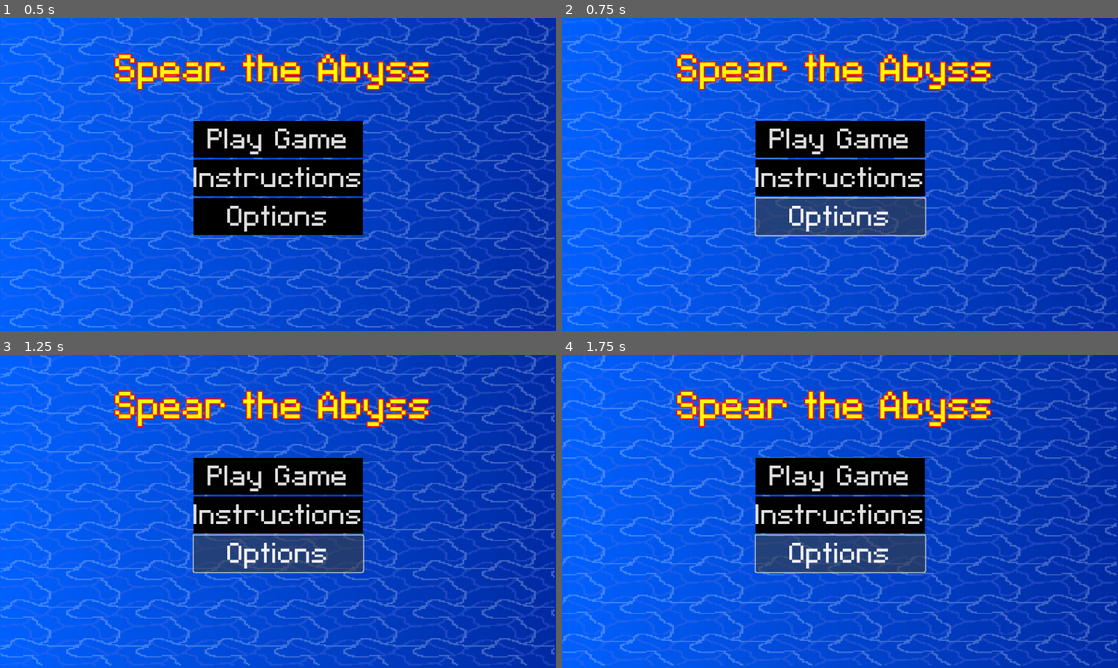
Above: before the commit, frames 1-4 (two rows, left to right).
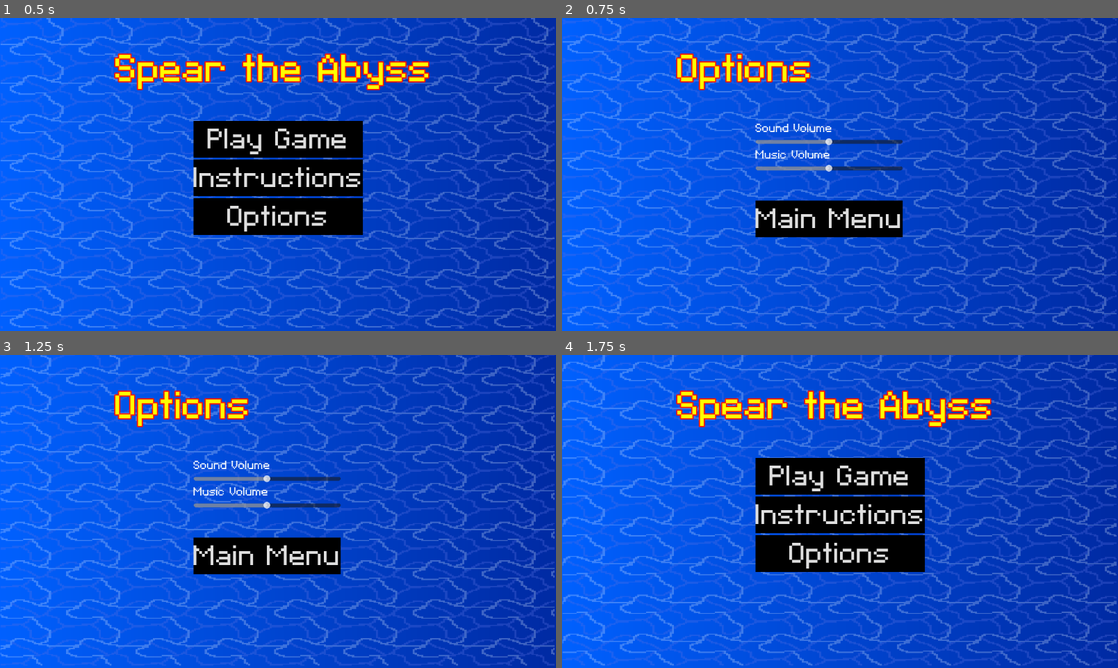
Above: after the commit, the same moments.

Repository: RylanSanders/LudumDare57
Game: Godot game, scene res://UI/MainMenu.tscn
Two runs of this game, one before a commit and one after it. Both use one fixed random seed, a clock stepped at 60 frames per second and the inputs below.
Inputs (mouse positions are in pixels of both pictures, inside the frame that each line leads up to):
- Up to frame 1 (0.5 s): no input
- Up to frame 2 (0.75 s): click "Options" at 0.5 s
- Up to frame 3 (1.25 s): no input
- Up to frame 4 (1.75 s): click (828, 555) at 1.25 s, where only the run after the commit has a clickable "Main Menu"

Frame 1 is identical in both runs. In frame 2, 14% of the frame differs, in the area x 20-78%, y 11-71%; in frame 3, 14%; in frame 4, 3.6%.

Commit message:
Add Sound

Diff:
--- a/Main.tscn
+++ b/Main.tscn
@@ -10,7 +10,9 @@
 [ext_resource type="Script" uid="uid://b5rdjagi8vq3o" path="res://launch_power_bar.gd" id="4_cm0pq"]
 [ext_resource type="PackedScene" uid="uid://cvdb0k0qqems" path="res://MapSection1.tscn" id="5_fos0i"]
 [ext_resource type="Texture2D" uid="uid://vnvgxqxup525" path="res://UI/saveGear.png" id="8_03owx"]
+[ext_resource type="AudioStream" uid="uid://cpe3yxtmqn0qg" path="res://sounds/breath-[AudioTrimmer.com].mp3" id="10_c2ibq"]
 [ext_resource type="Script" uid="uid://drp248qd7btqs" path="res://knight_arm.gd" id="10_c6i3y"]
+[ext_resource type="AudioStream" uid="uid://1mkcguaba20d" path="res://sounds/water-[AudioTrimmer.com].mp3" id="11_j4qnp"]
 [ext_resource type="Texture2D" uid="uid://dcv07elj2lfo2" path="res://knight/knight.png" id="12_c2ibq"]
 
 [sub_resource type="Gradient" id="Gradient_fos0i"]
@@ -140,6 +142,14 @@
 
 [node name="Handle" type="Node2D" parent="Spear"]
 
+[node name="Audio" type="Node2D" parent="Spear"]
+
+[node name="Breath" type="AudioStreamPlayer" parent="Spear/Audio"]
+stream = ExtResource("10_c2ibq")
+
+[node name="Water" type="AudioStreamPlayer" parent="Spear/Audio"]
+stream = ExtResource("11_j4qnp")
+
 [node name="CanvasLayer" type="CanvasLayer" parent="."]
 
 [node name="PauseButton" type="Button" parent="CanvasLayer"]
--- a/UI/MainMenu.tscn
+++ b/UI/MainMenu.tscn
@@ -1,6 +1,7 @@
-[gd_scene load_steps=12 format=3 uid="uid://bjqi2kveqdgok"]
+[gd_scene load_steps=13 format=3 uid="uid://bjqi2kveqdgok"]
 
 [ext_resource type="Shader" uid="uid://dlhgmhis7wek" path="res://water2.tres" id="1_b37jj"]
+[ext_resource type="Script" uid="uid://dvlae64y8md5t" path="res://UI/main_menu.gd" id="1_otjfi"]
 [ext_resource type="Texture2D" uid="uid://d1o8p02d4qq3v" path="res://WaterTile.png" id="2_8aown"]
 [ext_resource type="FontFile" uid="uid://c3jmcnkrd8u8r" path="res://UI/C&C Red Alert [INET].ttf" id="3_8aown"]
 [ext_resource type="Theme" uid="uid://brjnprxl7p0gq" path="res://main_menu_theme.tres" id="4_t6syg"]
@@ -40,6 +41,7 @@
 anchor_bottom = 1.0
 grow_horizontal = 2
 grow_vertical = 2
+script = ExtResource("1_otjfi")
 
 [node name="backgroundblue" type="Sprite2D" parent="MainMenu"]
 position = Vector2(575.5, 0)
@@ -93,3 +95,4 @@
 "
 
 [connection signal="pressed" from="MainMenu/GridContainer/PlayButton" to="MainMenu/GridContainer/PlayButton" method="_on_pressed"]
+[connection signal="pressed" from="MainMenu/GridContainer/Options" to="MainMenu" method="_on_options_pressed"]
--- /dev/null
+++ b/UI/OptionsMenu.tscn
@@ -0,0 +1,108 @@
+[gd_scene load_steps=12 format=3 uid="uid://rc4a3scm4icp"]
+
+[ext_resource type="Script" uid="uid://bqmofixe3j0wm" path="res://UI/options_menu.gd" id="1_8hkoq"]
+[ext_resource type="Shader" uid="uid://dlhgmhis7wek" path="res://water2.tres" id="1_pkbii"]
+[ext_resource type="Texture2D" uid="uid://d1o8p02d4qq3v" path="res://WaterTile.png" id="2_8hkoq"]
+[ext_resource type="FontFile" uid="uid://c3jmcnkrd8u8r" path="res://UI/C&C Red Alert [INET].ttf" id="3_m0po5"]
+[ext_resource type="Theme" uid="uid://brjnprxl7p0gq" path="res://main_menu_theme.tres" id="4_7txfi"]
+
+[sub_resource type="Gradient" id="Gradient_t6syg"]
+colors = PackedColorArray(0, 0.380392, 1, 1, 0.000929164, 0.166303, 0.639802, 1)
+
+[sub_resource type="GradientTexture1D" id="GradientTexture1D_y6s48"]
+gradient = SubResource("Gradient_t6syg")
+
+[sub_resource type="ShaderMaterial" id="ShaderMaterial_otjfi"]
+shader = ExtResource("1_pkbii")
+shader_parameter/Speed = Vector2(0.03, 0.03)
+shader_parameter/WaterTexture = ExtResource("2_8hkoq")
+shader_parameter/Alpha = 0.3
+
+[sub_resource type="Gradient" id="Gradient_obtq6"]
+
+[sub_resource type="GradientTexture1D" id="GradientTexture1D_t4ff4"]
+gradient = SubResource("Gradient_obtq6")
+
+[sub_resource type="LabelSettings" id="LabelSettings_t6syg"]
+font = ExtResource("3_m0po5")
+font_size = 100
+font_color = Color(1, 1, 0, 1)
+outline_size = 10
+outline_color = Color(1, 0.0901961, 0, 1)
+shadow_size = 0
+
+[node name="Main" type="Node2D"]
+
+[node name="OptionsMenu" type="Control" parent="."]
+layout_mode = 3
+anchors_preset = 15
+anchor_right = 1.0
+anchor_bottom = 1.0
+grow_horizontal = 2
+grow_vertical = 2
+script = ExtResource("1_8hkoq")
+
+[node name="backgroundblue" type="Sprite2D" parent="OptionsMenu"]
+position = Vector2(575.5, 0)
+scale = Vector2(4.51172, 648)
+texture = SubResource("GradientTexture1D_y6s48")
+
+[node name="backgroundwater" type="Sprite2D" parent="OptionsMenu"]
+material = SubResource("ShaderMaterial_otjfi")
+position = Vector2(574.5, 0)
+scale = Vector2(4.48047, 643)
+texture = SubResource("GradientTexture1D_t4ff4")
+
+[node name="Title" type="Label" parent="OptionsMenu"]
+texture_filter = 1
+layout_mode = 1
+anchors_preset = -1
+anchor_right = 0.275
+anchor_bottom = 0.248
+offset_left = 239.0
+offset_top = 56.0
+offset_right = 593.2
+offset_bottom = 69.296
+text = "Options"
+label_settings = SubResource("LabelSettings_t6syg")
+
+[node name="GridContainer" type="GridContainer" parent="OptionsMenu"]
+layout_mode = 0
+offset_left = 400.66
+offset_top = 213.47
+offset_right = 751.66
+offset_bottom = 449.47
+
+[node name="Label" type="Label" parent="OptionsMenu/GridContainer"]
+layout_mode = 2
+theme_override_font_sizes/font_size = 30
+text = "Sound Volume"
+
+[node name="SoundSlider" type="HSlider" parent="OptionsMenu/GridContainer"]
+layout_mode = 2
+max_value = 200.0
+value = 100.0
+
+[node name="Label2" type="Label" parent="OptionsMenu/GridContainer"]
+layout_mode = 2
+theme_override_font_sizes/font_size = 30
+text = "Music Volume"
+
+[node name="MusicSlider" type="HSlider" parent="OptionsMenu/GridContainer"]
+layout_mode = 2
+max_value = 200.0
+value = 100.0
+
+[node name="Label3" type="Label" parent="OptionsMenu/GridContainer"]
+layout_mode = 2
+theme_override_font_sizes/font_size = 50
+
+[node name="MainMenuButton" type="Button" parent="OptionsMenu/GridContainer"]
+layout_mode = 2
+theme = ExtResource("4_7txfi")
+theme_override_font_sizes/font_size = 75
+text = "Main Menu"
+
+[connection signal="value_changed" from="OptionsMenu/GridContainer/SoundSlider" to="OptionsMenu" method="_on_sound_slider_value_changed"]
+[connection signal="value_changed" from="OptionsMenu/GridContainer/MusicSlider" to="OptionsMenu" method="_on_music_slider_value_changed"]
+[connection signal="pressed" from="OptionsMenu/GridContainer/MainMenuButton" to="OptionsMenu" method="_on_main_menu_button_pressed"]
--- /dev/null
+++ b/UI/main_menu.gd
@@ -0,0 +1,5 @@
+extends Control
+
+
+func _on_options_pressed() -> void:
+	get_tree().change_scene_to_file("res://UI/OptionsMenu.tscn")
--- /dev/null
+++ b/UI/options_menu.gd
@@ -0,0 +1,13 @@
+extends Control
+
+
+func _on_sound_slider_value_changed(value: float) -> void:
+	AudioManger.change_sound_volumne(value/100)
+
+
+func _on_music_slider_value_changed(value: float) -> void:
+	AudioManger.change_music_volume(value/100)
+
+
+func _on_main_menu_button_pressed() -> void:
+	get_tree().change_scene_to_file("res://UI/MainMenu.tscn")
--- a/project.godot
+++ b/project.godot
@@ -14,6 +14,10 @@
 run/main_scene="uid://bjqi2kveqdgok"
 config/features=PackedStringArray("4.4", "Forward Plus")
 config/icon="res://icon.svg"
+
+[autoload]
+
+AudioManger="*res://sounds/audio_manger.gd"
 
 [display]
 
--- /dev/null
+++ b/sounds/audio_manger.gd
@@ -0,0 +1,21 @@
+extends Node
+
+class_name audio_manager
+
+var music_node: AudioStreamPlayer
+var sound_volumn:float = 1
+func _ready() -> void:
+	music_node = AudioStreamPlayer.new()
+	add_child(music_node)
+	music_node.autoplay = true
+	var stream: AudioStreamWAV = AudioStreamWAV.load_from_file("res://sounds/testdepth.wav")
+	stream.loop_end = 1992978
+	stream.loop_mode = AudioStreamWAV.LOOP_FORWARD
+	music_node.stream = stream
+	music_node.play()
+
+func change_music_volume(volume: float):
+	music_node.volume_linear = volume
+
+func change_sound_volumne(volume: float):
+	sound_volumn = volume
--- a/spear.gd
+++ b/spear.gd
@@ -17,6 +17,8 @@
 @onready var LaunchStrengthBar:TextureProgressBar = get_node("../LaunchStrengthProgressBar")
 @onready var GameController = get_node("..")
 
+@onready var BreathSound: AudioStreamPlayer = get_node("Audio/Breath")
+@onready var WaterSound: AudioStreamPlayer = get_node("Audio/Water")
 
 
 func _process(delta: float) -> void:
@@ -36,6 +38,7 @@
 			is_strength_launch = false
 			var launch_vel = (ForwardNode.global_position-global_position).normalized() * LAUNCH_VEL * (LaunchStrengthBar.value/5)
 			apply_impulse(launch_vel)
+			BreathSound.play()
 	if not is_angling_launch and not is_strength_launch and is_under_water and linear_velocity.y<1:
 		game_over_timer+=delta
 		if game_over_timer>GAME_OVER_TIME:
@@ -67,10 +70,16 @@
 			state.angular_velocity = -MOVE_ANGULAR_VEL
 
 
+
+func _ready() -> void:
+	BreathSound.volume_linear = AudioManger.sound_volumn
+	WaterSound.volume_linear = AudioManger.sound_volumn
+
 func _on_spear_tip_area_area_entered(area: Area2D) -> void:
 	if area.name == "WaterStartArea":
 		constant_force.y = UNDER_WATER_CONSTANT_UPWARDS_FORCE
 		is_under_water = true
+		WaterSound.play()
 
 
 var durabilityModifier = 1
Not shown: 1 places in Main.tscn that only renumber resources
Not shown, added: UI/main_menu.gd.uid
Not shown, added: UI/options_menu.gd.uid
Not shown, added: sounds/audio_manger.gd.uid
Not shown, added: sounds/breath-[AudioTrimmer.com].mp3.import
Not shown, added: sounds/testdepth.wav.import
Not shown, added: sounds/water-[AudioTrimmer.com].mp3.import
Not shown, added: sounds/breath-[AudioTrimmer.com].mp3
Not shown, added: sounds/testdepth.wav
Not shown, added: sounds/water-[AudioTrimmer.com].mp3
